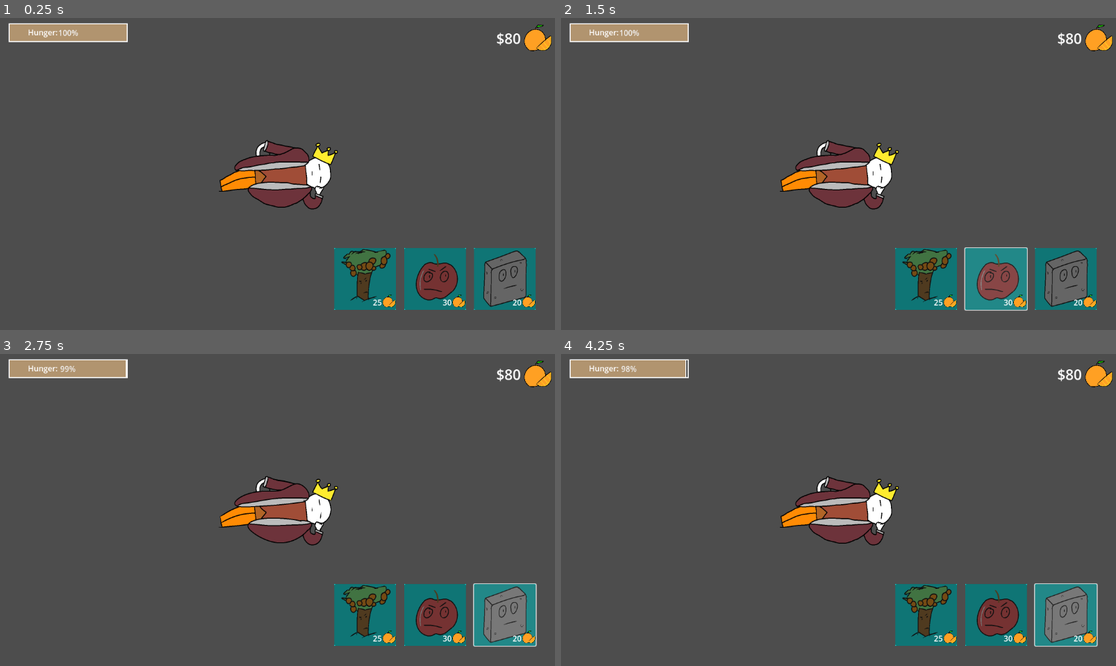
Above: before the commit, frames 1-4 (two rows, left to right).
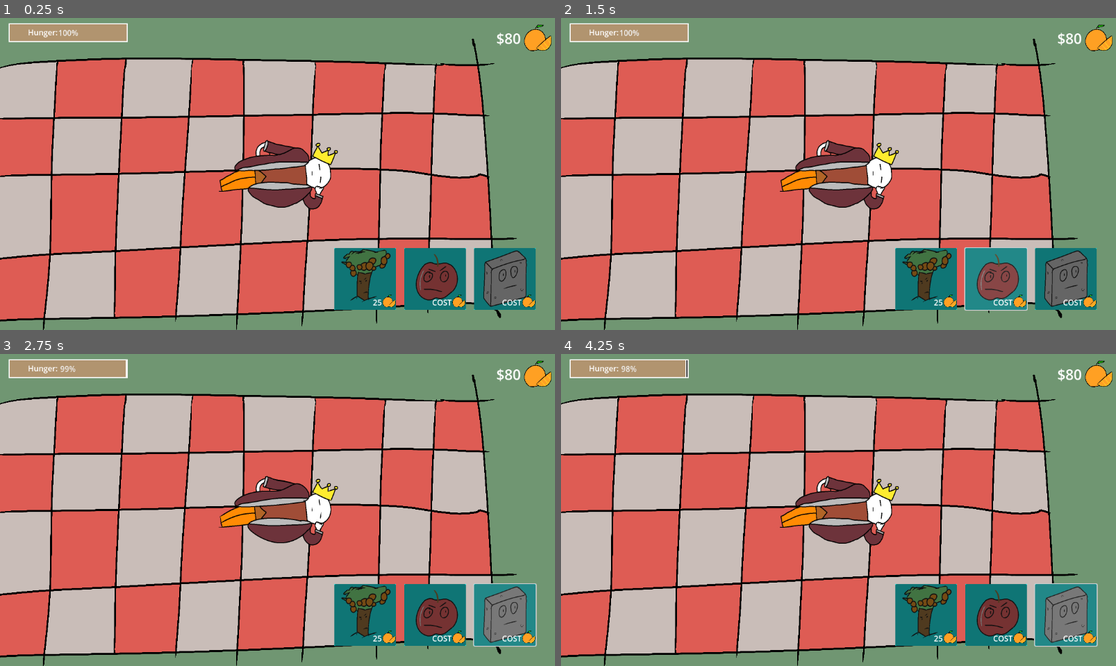
Above: after the commit, the same moments.

Repository: kore4n/wieze
Game: Godot game, scene res://main/universes/Main.tscn
The game is run twice, just before and just after one commit, with the same random seed, the same clock (stepped at 60 frames per second) and the same inputs.
Inputs (mouse positions are in pixels of both pictures, inside the frame that each line leads up to):
- Up to frame 1 (0.25 s): no input
- Up to frame 2 (1.5 s): click (1066, 280) at 0.5 s, where only the run before the commit has a clickable "20"; click (993, 280) at 1.25 s, where only the run before the commit has a clickable "30"
- Up to frame 3 (2.75 s): click (505, 616) at 2 s, where only the run after the commit has a clickable "COST"
- Up to frame 4 (4.25 s): click "25" at 2.75 s; click (1066, 616) at 3.5 s, where only the run before the commit has a clickable "20"

The runs differ from the first frame. In frame 1, 89% of the frame differs, in the area x 0-100%, y 0-100%; in frame 2, 89%; in frame 3, 89%; in frame 4, 89%.

Commit message:
background picnic image

Diff:
--- a/main/towers/catapult/SelectAppleCatapultTowerIcon.tscn
+++ b/main/towers/catapult/SelectAppleCatapultTowerIcon.tscn
@@ -10,6 +10,3 @@
 [node name="TextureRect" parent="Panel" index="0"]
 texture = ExtResource("3_2fecx")
 expand_mode = 1
-
-[node name="Label" parent="Panel/Button" index="0"]
-text = "30"
--- a/main/towers/extra_firm_tofu/SelectTofuTower.tscn
+++ b/main/towers/extra_firm_tofu/SelectTofuTower.tscn
@@ -10,6 +10,3 @@
 [node name="TextureRect" parent="Panel" index="0"]
 texture = ExtResource("3_i3gom")
 expand_mode = 1
-
-[node name="Label" parent="Panel/Button" index="0"]
-text = "20"
--- a/main/universes/Main.tscn
+++ b/main/universes/Main.tscn
@@ -1,13 +1,14 @@
-[gd_scene load_steps=12 format=3 uid="uid://c4347heiw7wsh"]
+[gd_scene load_steps=13 format=3 uid="uid://c4347heiw7wsh"]
 
 [ext_resource type="PackedScene" uid="uid://by1c5st88khll" path="res://main/core/game_manager.tscn" id="1_1fyd6"]
 [ext_resource type="Script" uid="uid://clooiu0ie13el" path="res://main/core/hunger_bar.gd" id="2_0eocs"]
 [ext_resource type="PackedScene" uid="uid://buauxrayhrhsp" path="res://main/main_camera/MainCamera.tscn" id="2_xur1t"]
-[ext_resource type="Script" uid="uid://ckaj3cil1hv7k" path="res://main/ui/hud.gd" id="4_ruamb"]
+[ext_resource type="Script" path="res://main/ui/hud.gd" id="4_ruamb"]
 [ext_resource type="PackedScene" uid="uid://c7vcviakru0n7" path="res://main/tower_placement/tower_selection/PickTowerCanvasLayer.tscn" id="5_1fyd6"]
 [ext_resource type="Script" uid="uid://cdcsgpjft8rxf" path="res://main/ui/money_label.gd" id="5_oc406"]
 [ext_resource type="PackedScene" uid="uid://bkbrlivs35o5e" path="res://main/core_king/CoreKing.tscn" id="5_ruamb"]
 [ext_resource type="Texture2D" uid="uid://phj17s661ir1" path="res://main/coins/Orange_1.png" id="7_21qrk"]
+[ext_resource type="Texture2D" uid="uid://cdwl2insh7n4h" path="res://main/Picnic_background.png" id="9_puwre"]
 
 [sub_resource type="StyleBoxFlat" id="StyleBoxFlat_y0fej"]
 bg_color = Color(0.252028, 0.252028, 0.252028, 1)
@@ -32,6 +33,11 @@
 
 [node name="MainCamera" parent="." instance=ExtResource("2_xur1t")]
 zoom = Vector2(0.5, 0.5)
+
+[node name="Sprite2D" type="Sprite2D" parent="."]
+position = Vector2(0, -600)
+scale = Vector2(2, 2)
+texture = ExtResource("9_puwre")
 
 [node name="CoreKing" parent="." instance=ExtResource("5_ruamb")]
 
Binary file added: main/Picnic_background.png
Not shown, added: main/Picnic_background.png.import
